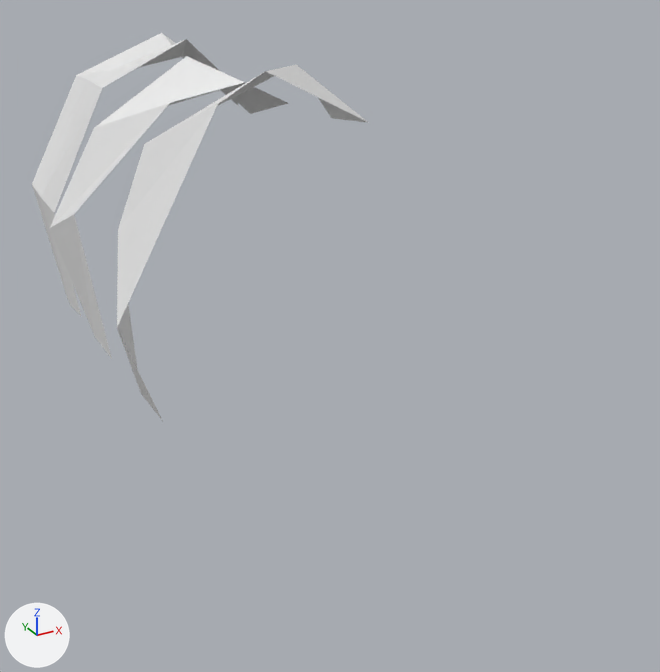
Two versions of the Blender file Assets/FBX/WorkInProgress/Plant_split/Plant_a.blend, one commit apart.
The view is the same before and after, from a 50 mm camera at (-1.11, -2.16, 2.07) aimed at (0.73, 1.19, 0.39). The axes (+X, +Y, +Z) are drawn at lower left. The lights are the same throughout. The same objects are shown in both versions, whatever each file hides.
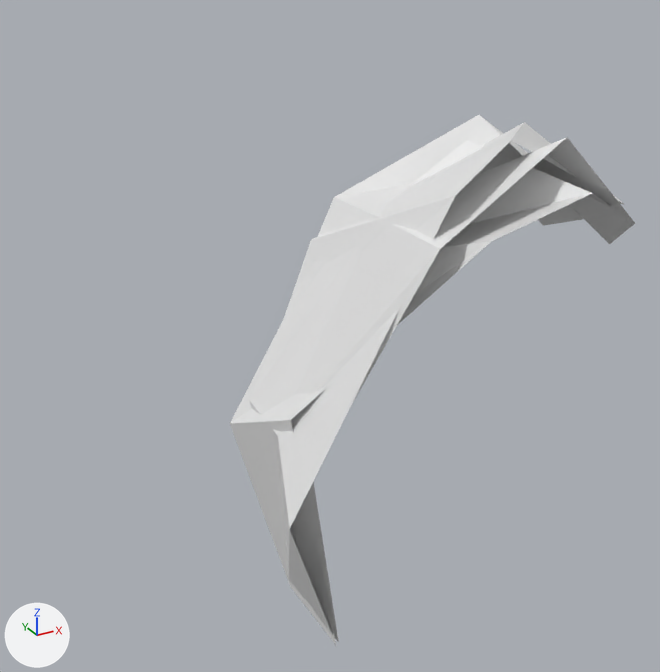
What changed in the scene script:
```text
Change ob_plane_004:
    ob_plane_004.location: (0.0, 1.641, 0.0) -> (0.0, 0.011, 0.0)
Change ob_plane_005:
    ob_plane_005.location: (0.0, 2.45, 0.0) -> (0.0, -0.004, 0.0)
Change ob_plane_006:
    ob_plane_006.location: (0.0, 3.108, 0.0) -> (0.0, 0.004, 0.0)
```

Boxes (x1, y1, x2, y2) around the edits, measured in the pictures (660 x 672 px):
'Plane.006', moved
    before: (32, 33, 238, 316)
    after: (250, 115, 635, 642)
'Plane.004', moved
    before: (117, 65, 369, 421)
    after: (278, 122, 624, 634)
'Plane.005', moved
    before: (50, 56, 288, 359)
    after: (230, 140, 610, 646)
